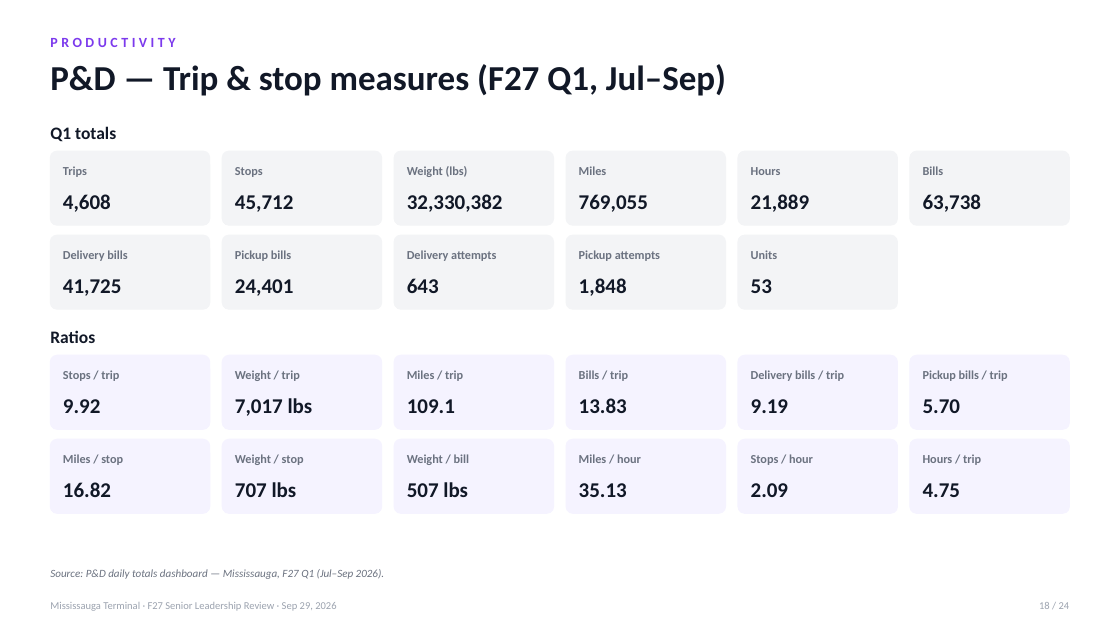
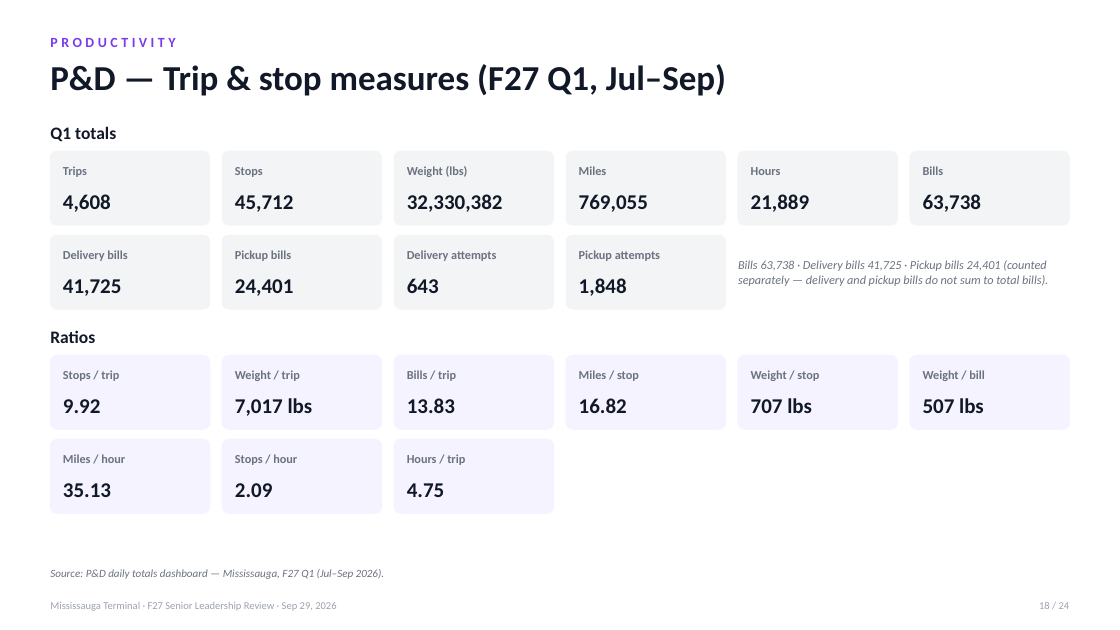
Before and after one commit to FuoriclasseX/mississauga-terminal-f26-cost-transformation-dashboard, a slide deck: slide 18 of presentation/Mississauga_F27_Leadership_Review_Sep29.pptx. Drawn at 1120x630 pixels with LibreOffice and Linux fonts; fonts in the diff are those of the drawing. Boxes give left, top, right and bottom in pixels: in the first picture for what was removed or moved away, otherwise in the second. Text is boxed around its words. In the diff, an @@ line names an element or a change of style, - is before the commit and + after.

```diff
--- a/presentation/Mississauga_F27_Leadership_Review_Sep29.pptx
+++ b/presentation/Mississauga_F27_Leadership_Review_Sep29.pptx
@@ rounded rectangle removed at [739,235,898,309] @@
@@ text added at [738,260,1048,286], 10.5 pt, text #6B7280, italic @@
+Bills 63,738 · Delivery bills 41,725 · Pickup bills 24,401 (counted separately — delivery and pickup bills do not sum to total bills).
@@ text removed at [751,250,778,259] @@
-Units
@@ text removed at [751,279,772,293] @@
-53
@@ text "Bills / trip": place and size @@
-text "Bills / trip" at [579,370,628,381]
+text "Bills / trip" at [407,370,456,381]
@@ text "13.83": place and size @@
-text "13.83" at [579,398,627,413]
+text "13.83" at [407,398,455,413]
@@ text removed at [407,370,463,381] @@
-Miles / trip
@@ text removed at [751,370,844,381] @@
-Delivery bills / trip
@@ 6 texts: place and size @@
-6 texts at [63,454,470,497]
+6 texts at [579,370,985,413]
@@ text removed at [923,370,1008,381] @@
-Pickup bills / trip
@@ text removed at [407,399,455,413] @@
-109.1
@@ text removed at [751,399,788,413] @@
-9.19
@@ text removed at [923,399,960,413] @@
-5.70
@@ rounded rectangle removed at [566,439,726,513] @@
@@ rounded rectangle removed at [739,439,898,513] @@
@@ rounded rectangle removed at [910,439,1070,513] @@
@@ 6 texts: place and size @@
-6 texts at [579,454,981,497]
+6 texts at [63,454,465,497]
```
Also in this commit, not shown: 11 other slides changed, 1 other file.
